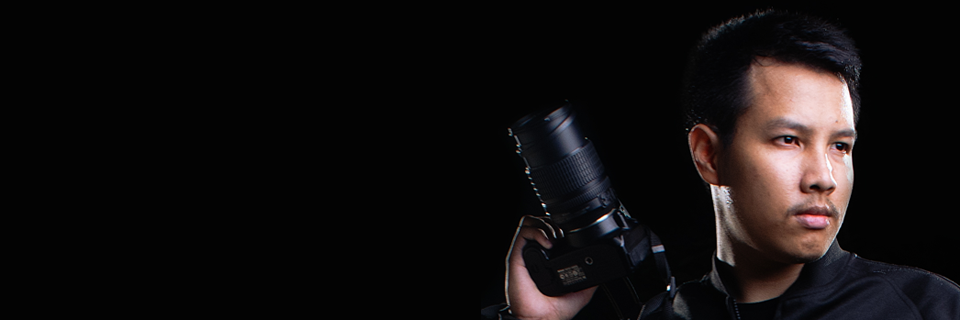
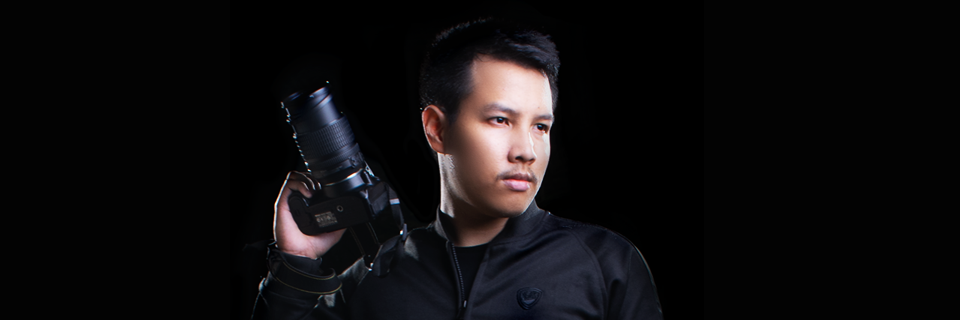
Comparing the layer stacks of the two 960 x 320 images. Changes:
renamed "Layer 1" to "Layer 3", painted on it over [230, 0, 960, 320]
